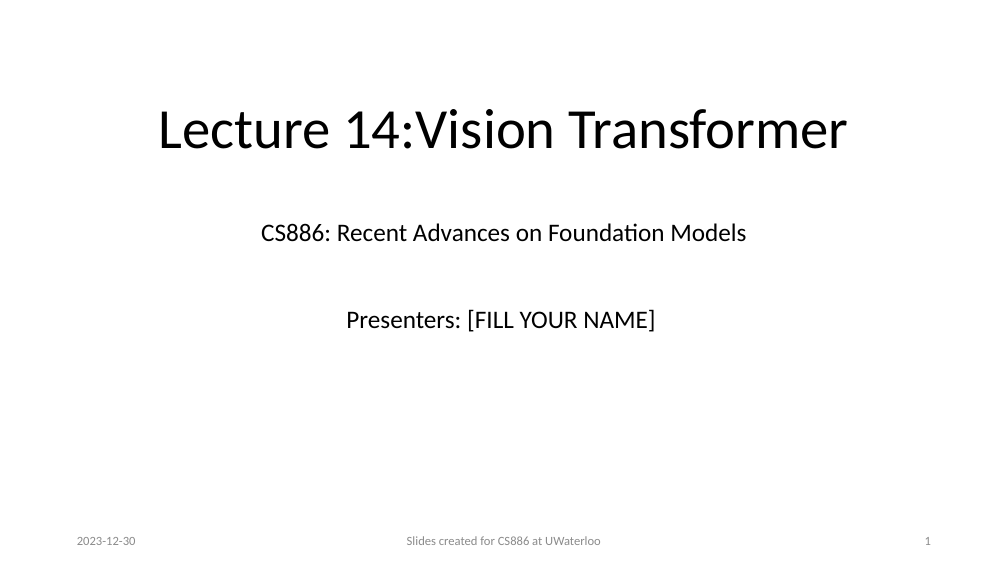
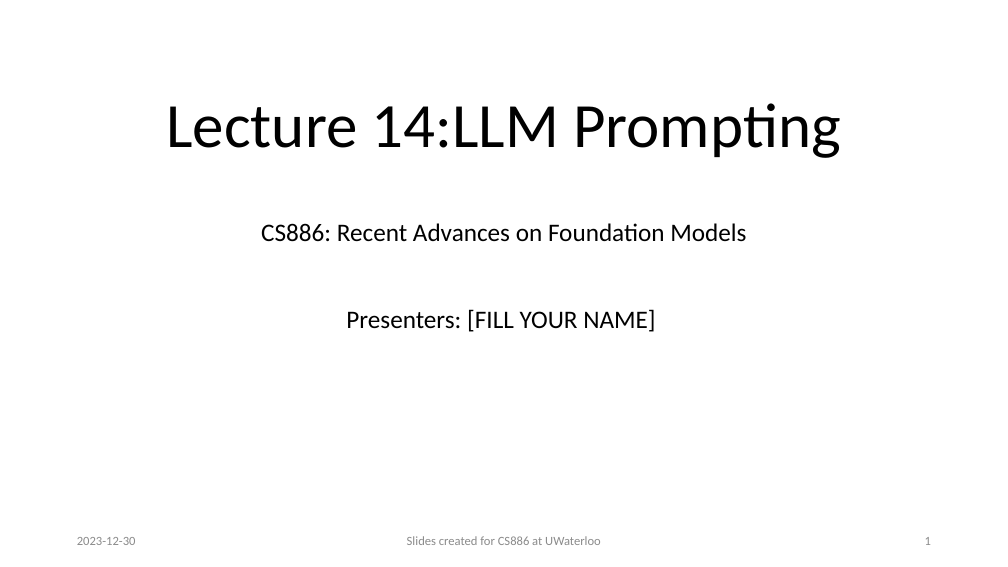
Before and after one commit to wenhuchen/CS886, a slide deck: slide 1 of L14.pptx. Drawn at 1008x567 pixels with LibreOffice and Linux fonts; fonts in the diff are those of the drawing; background and template pictures are left out. Boxes give left, top, right and bottom in pixels: in the first picture for what was removed or moved away, otherwise in the second. Text is boxed around its words. In the diff, an @@ line names an element or a change of style, - is before the commit and + after.

```diff
--- a/L14.pptx
+++ b/L14.pptx
@@ title at bbox=[167, 103, 841, 158]: text changed; size 54 to 60 pt @@
-Lecture 14:Vision Transformer
+Lecture 14:LLM Prompting
```
Also in this commit, not shown: 1 other slide changed, 2 other files.
